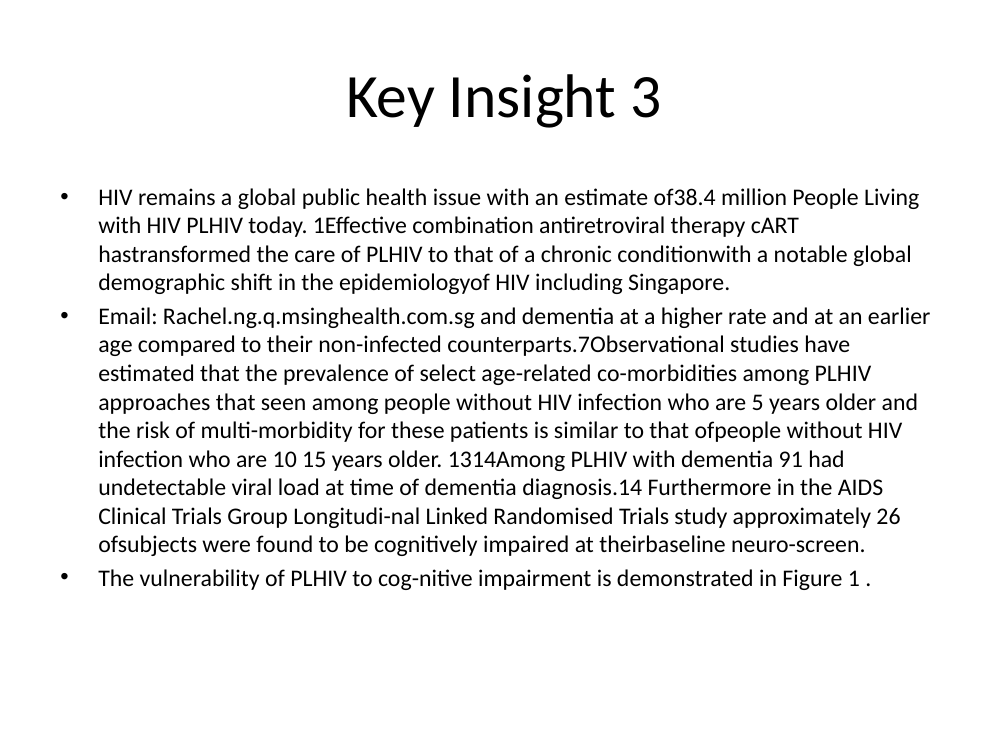
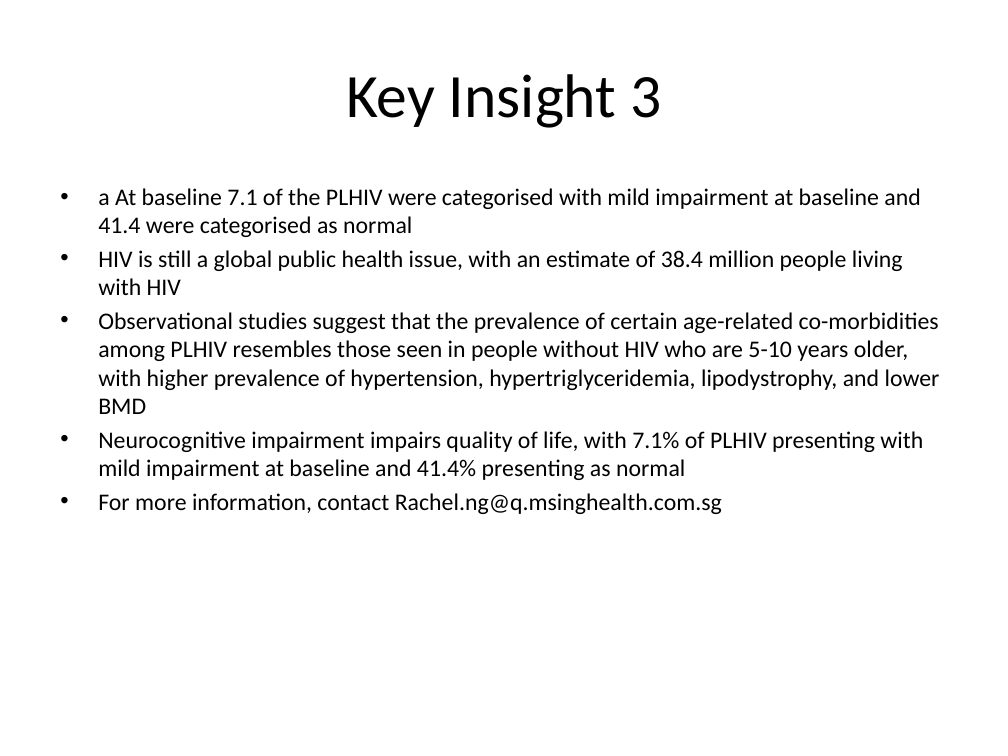
Before and after one commit to RowenTey/lazy-docs, a slide deck: slide 4 of output/research.ppt. Drawn at 1008x756 pixels with LibreOffice and Linux fonts; fonts in the diff are those of the drawing. Boxes give left, top, right and bottom in pixels: in the first picture for what was removed or moved away, otherwise in the second. Text is boxed around its words. In the diff, an @@ line names an element or a change of style, - is before the commit and + after.

```diff
--- a/output/research.ppt
+++ b/output/research.ppt
@@ text at (x1=98, y1=188, x2=940, y2=514): text changed @@
-• HIV remains a global public health issue with an estimate of38.4 million People Living with HIV PLHIV today. 1Effective combination antiretroviral therapy cART hastransformed the care of PLHIV to that of a chronic conditionwith a notable global demographic shift in the epidemiologyof HIV including Singapore.
-• Email: Rachel.ng.q.msinghealth.com.sg and dementia at a higher rate and at an earlier age compared to their non-infected counterparts.7Observational studies have estimated that the prevalence of select age-related co-morbidities among PLHIV approaches that seen among people without HIV infection who are 5 years older and the risk of multi-morbidity for these patients is similar to that ofpeople without HIV infection who are 10 15 years older. 1314Among PLHIV with dementia 91 had undetectable viral load at time of dementia diagnosis.14 Furthermore in the AIDS Clinical Trials Group Longitudi-nal Linked Randomised Trials study approximately 26 ofsubjects were found to be cognitively impaired at theirbaseline neuro-screen.
-• The vulnerability of PLHIV to cog-nitive impairment is demonstrated in Figure 1 .
+• a At baseline 7.1 of the PLHIV were categorised with mild impairment at baseline and 41.4 were categorised as normal
+• HIV is still a global public health issue, with an estimate of 38.4 million people living with HIV
+• Observational studies suggest that the prevalence of certain age-related co-morbidities among PLHIV resembles those seen in people without HIV who are 5-10 years older, with higher prevalence of hypertension, hypertriglyceridemia, lipodystrophy, and lower BMD
+• Neurocognitive impairment impairs quality of life, with 7.1% of PLHIV presenting with mild impairment at baseline and 41.4% presenting as normal
+• For more information, contact Rachel.ng@q.msinghealth.com.sg
```
Also in this commit, not shown: 5 other slides changed, 1 slide added, 1 slide removed, 9 other files.
